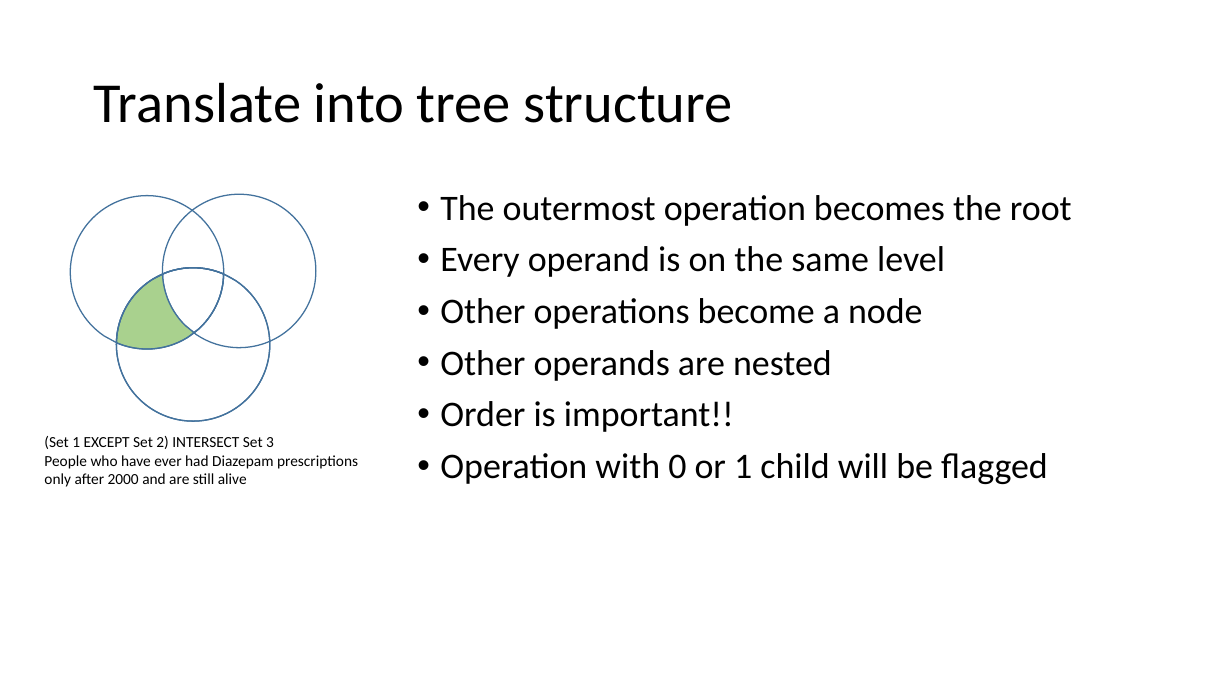
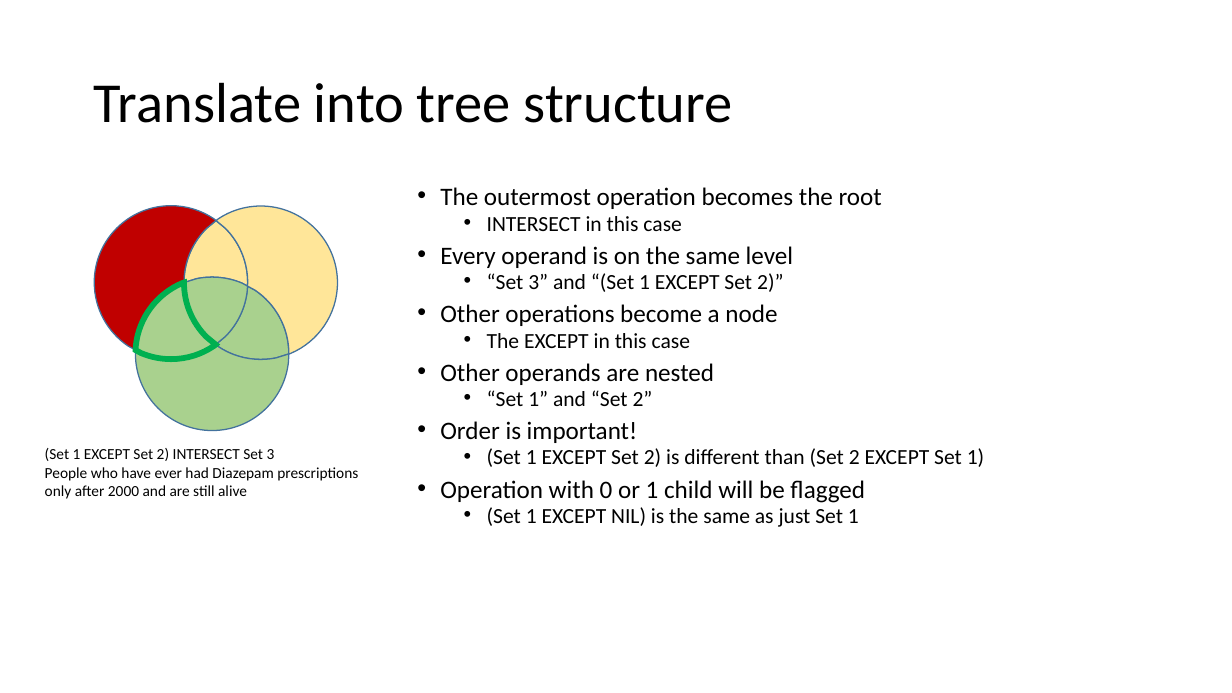
Before and after one commit to HicServices/RDMP, a slide deck: slide 9 of Documentation/Training/CohortBuilder.pptx. Drawn at 1232x693 pixels with LibreOffice and Linux fonts; fonts in the diff are those of the drawing. Boxes give left, top, right and bottom in pixels: in the first picture for what was removed or moved away, otherwise in the second. Text is boxed around its words. In the diff, an @@ line names an element or a change of style, - is before the commit and + after.

```diff
--- a/Documentation/Training/CohortBuilder.pptx
+++ b/Documentation/Training/CohortBuilder.pptx
@@ freeform shape: place and size @@
-freeform shape at bbox=[70, 196, 224, 343]
+freeform shape at bbox=[94, 206, 216, 350]
@@ freeform shape at bbox=[94, 206, 216, 350]: fill none to #C00000 @@
@@ freeform shape: place and size @@
-freeform shape at bbox=[163, 194, 316, 348]
+freeform shape at bbox=[216, 206, 337, 354]
@@ freeform shape at bbox=[216, 206, 337, 354]: fill none to #FFE699 @@
@@ text at bbox=[440, 187, 882, 503]: size 28 to 19.6 pt in "The outermost operation becomes the root", "Every operand is on the same level", "Other operations become a node", "Other operands are nested" and 1 more places; line spacing 0.9 to 0.7 @@
@@ freeform shape added at bbox=[184, 221, 248, 287], fill #FFE699, outline #43739E 1 pt @@
@@ text at bbox=[487, 216, 681, 231]: paragraph added @@
+  • INTERSECT in this case
@@ ellipse removed at bbox=[116, 268, 270, 421] @@
@@ freeform shape: place and size @@
-freeform shape at bbox=[163, 268, 224, 333]
+freeform shape at bbox=[136, 283, 216, 360]
@@ freeform shape at bbox=[136, 283, 216, 360]: fill none to #A9D18E; outline #43739E 1 pt to #00B050 4.5 pt @@
@@ freeform shape: place and size @@
-freeform shape at bbox=[116, 274, 194, 349]
+freeform shape at bbox=[184, 277, 248, 345]
@@ freeform shape added at bbox=[215, 287, 288, 360], fill #A9D18E, outline #43739E 1 pt @@
@@ text at bbox=[487, 273, 783, 292]: paragraph added @@
+  • “Set 3” and “(Set 1 EXCEPT Set 2)”
@@ freeform shape: place and size @@
-freeform shape at bbox=[116, 274, 270, 421]
+freeform shape at bbox=[136, 345, 289, 431]
@@ freeform shape at bbox=[136, 345, 289, 431]: fill none to #A9D18E @@
@@ text at bbox=[487, 333, 690, 348]: paragraph added @@
+  • The EXCEPT in this case
@@ text at bbox=[440, 390, 984, 467]: text changed; size 28 to 16.8 pt @@
-• Order is important!!
+  • “Set 1” and “Set 2”
+• Order is important!
+  • (Set 1 EXCEPT Set 2) is different than (Set 2 EXCEPT Set 1)
@@ text "(Set 1 EXCEPT Set 2) ...": place and size @@
-text "(Set 1 EXCEPT Set 2) ..." at bbox=[44, 436, 358, 487]
+text "(Set 1 EXCEPT Set 2) ..." at bbox=[45, 448, 358, 499]
@@ text at bbox=[487, 507, 859, 527]: paragraph added @@
+  • (Set 1 EXCEPT NIL) is the same as just Set 1
```
Also in this commit, not shown: 1 other slide changed, 1 slide added.
